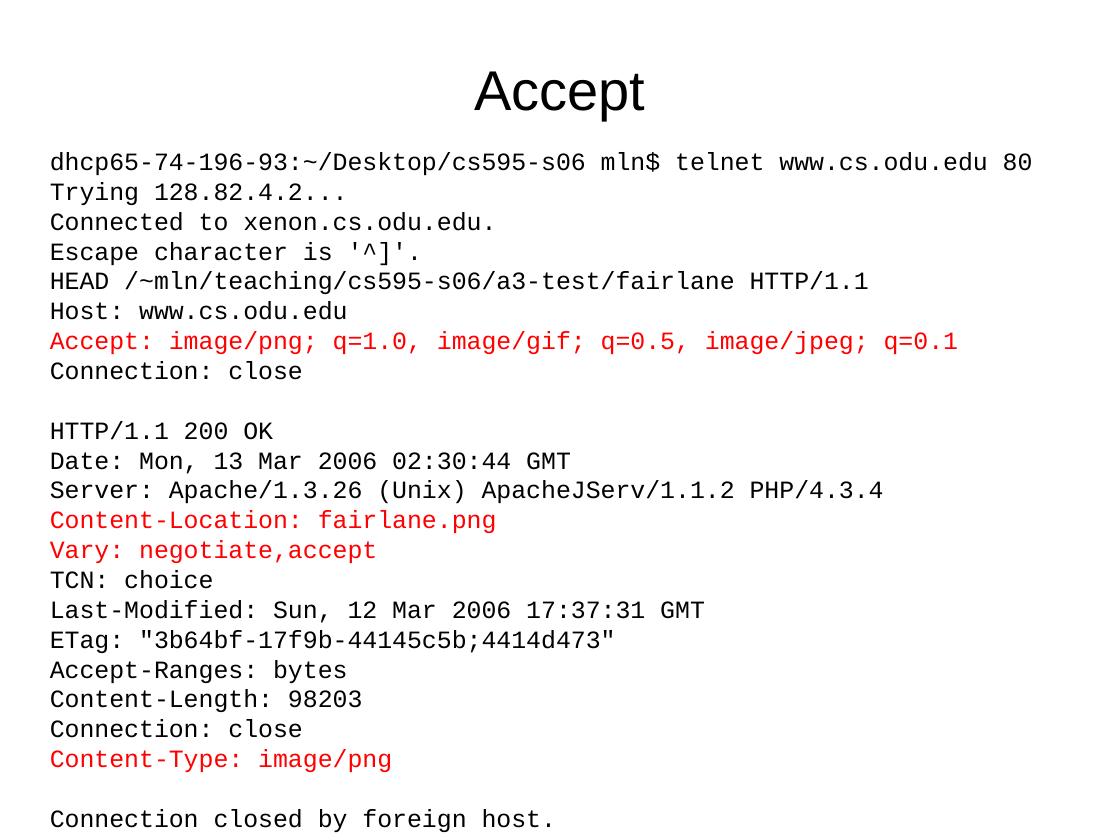
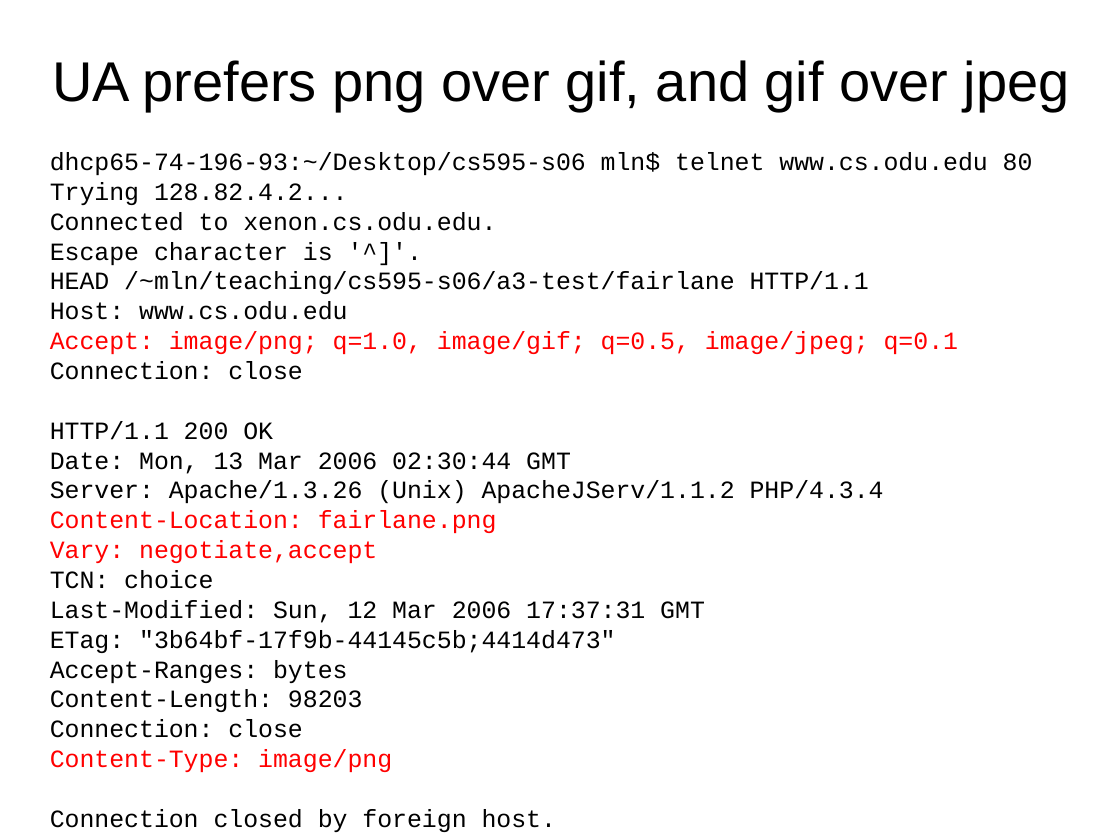
Before and after one commit to phonedude/cs531-f18, a slide deck: slide 15 of slides/week-09-content-negotiation.ppt. Drawn at 1120x840 pixels with LibreOffice and Linux fonts; fonts in the diff are those of the drawing. Boxes give left, top, right and bottom in pixels: in the first picture for what was removed or moved away, otherwise in the second. Text is boxed around its words. In the diff, an @@ line names an element or a change of style, - is before the commit and + after.

```diff
--- a/slides/week-09-content-negotiation.ppt
+++ b/slides/week-09-content-negotiation.ppt
@@ title added at [53,60,1070,111], 36 pt, text #000000 @@
+UA prefers png over gif, and gif over jpeg
@@ title removed at [474,71,645,120] @@
-Accept
```
Also in this commit, not shown: 17 other slides changed, 1 slide added.
